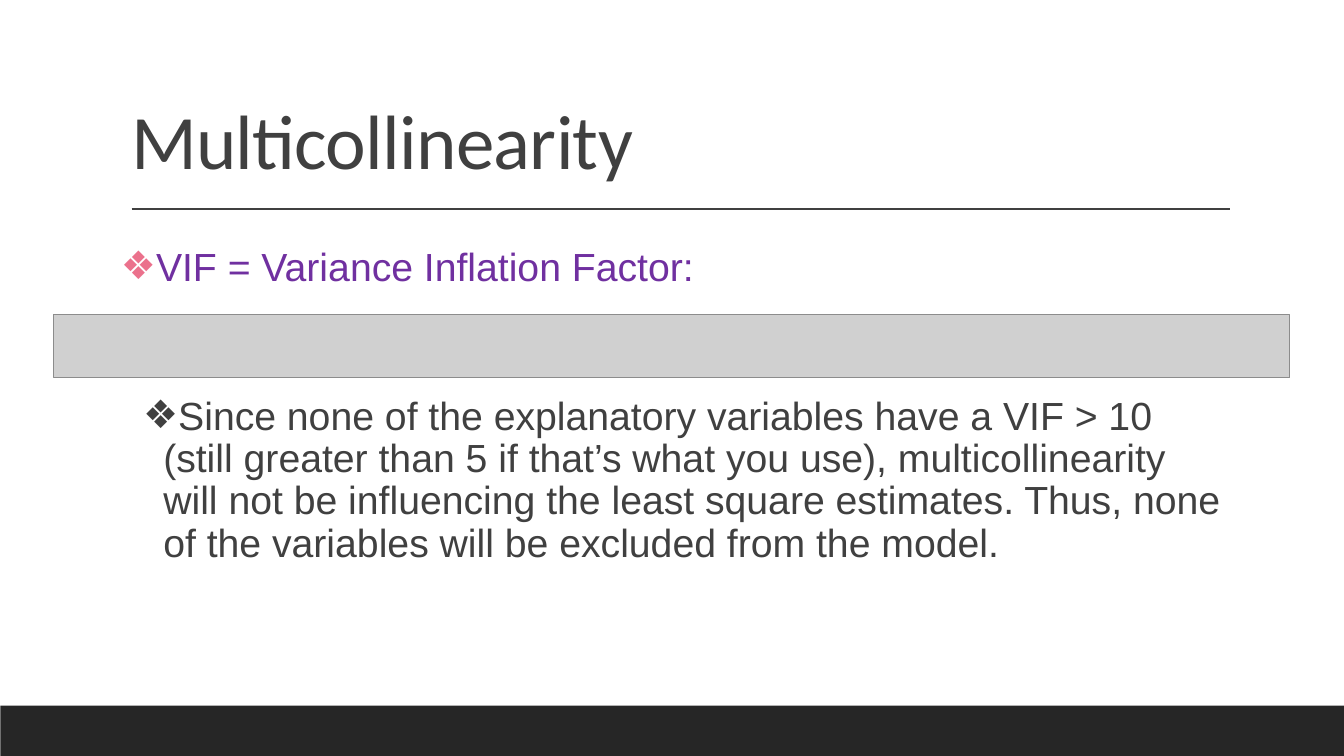
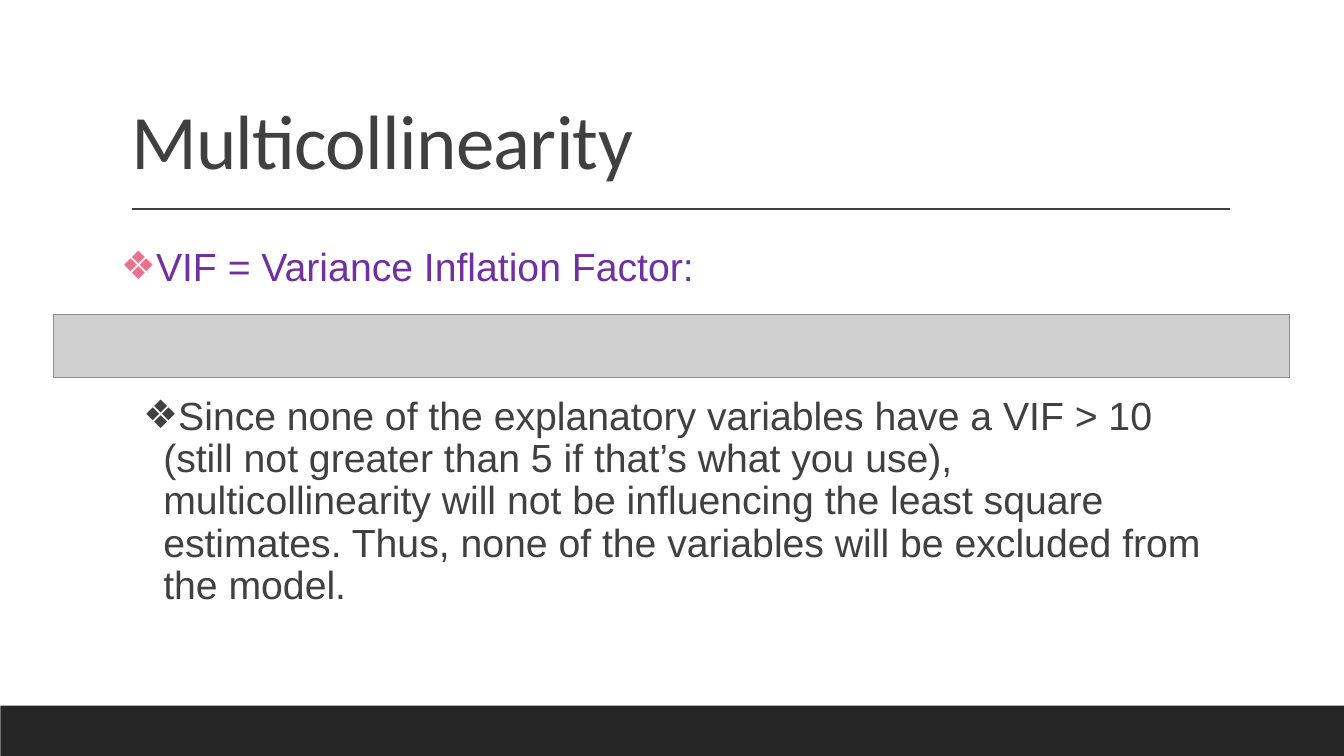
Before and after one commit to jamesaniciete/Portfolio, a slide deck: slide 30 of BillieEilish.pptx. Drawn at 1344x756 pixels with LibreOffice and Linux fonts; fonts in the diff are those of the drawing; grey boxes stand for pictures. Boxes give left, top, right and bottom in pixels: in the first picture for what was removed or moved away, otherwise in the second. Text is boxed around its words. In the diff, an @@ line names an element or a change of style, - is before the commit and + after.

```diff
--- a/BillieEilish.pptx
+++ b/BillieEilish.pptx
@@ text at [163, 401, 1200, 600]: text changed @@
-  ❖ Since none of the explanatory variables have a VIF > 10 (still greater than 5 if that’s what you use), multicollinearity will not be influencing the least square estimates. Thus, none of the variables will be excluded from the model.
+  ❖ Since none of the explanatory variables have a VIF > 10 (still not greater than 5 if that’s what you use), multicollinearity will not be influencing the least square estimates. Thus, none of the variables will be excluded from the model.
```
Also in this commit, not shown: 2 other slides changed.
